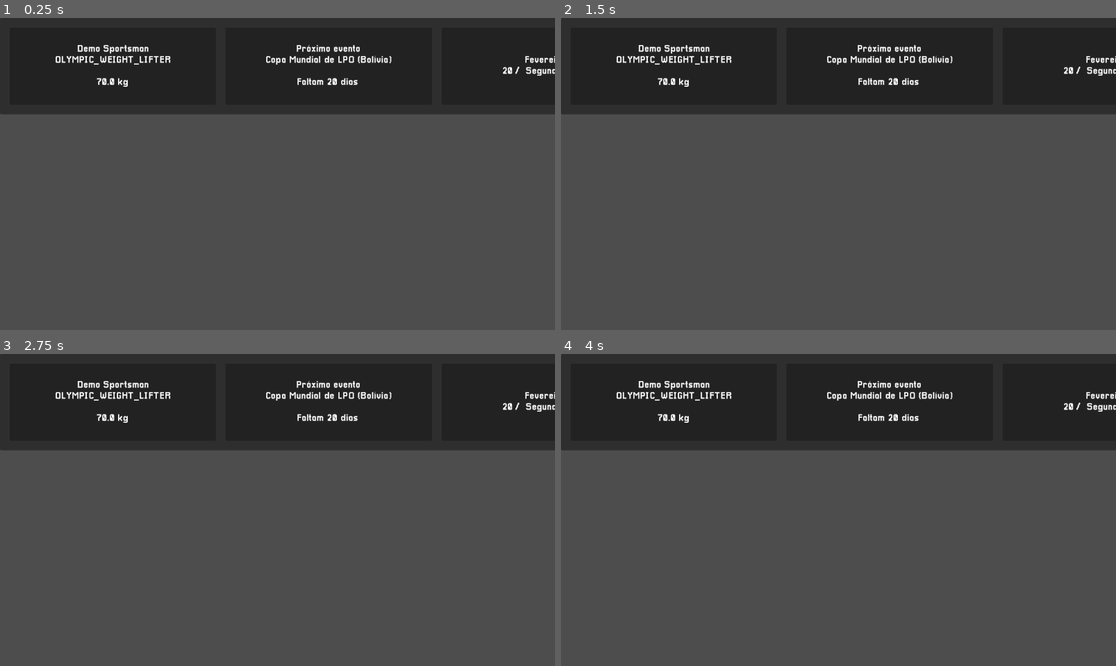
Above: before the commit, frames 1-4 (two rows, left to right).
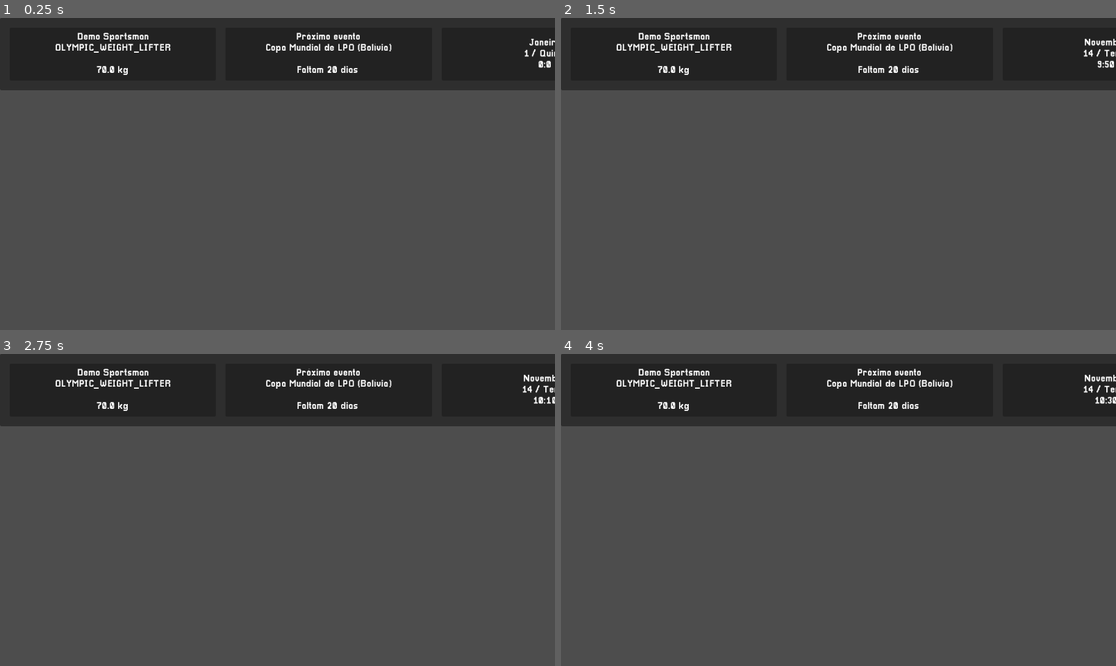
Above: after the commit, the same moments.

Repository: Deddon/simulador-de-esportistas
Game: Godot game, scene res://features/menus/main_menu/main_menu.tscn
Two runs of this game, one before a commit and one after it. Both use one fixed random seed, a clock stepped at 60 frames per second and the inputs below.
Inputs:
- Up to frame 1 (0.25 s): no input
- Up to frame 2 (1.5 s): tap Enter at 0.5 s; tap Space at 1.25 s
- Up to frame 3 (2.75 s): tap Enter at 2 s
- Up to frame 4 (4 s): tap Space at 2.75 s; tap Enter at 3.5 s

The runs differ from the first frame. In frame 1, 9.9% of the frame differs, in the area x 0-100%, y 4-31%; in frame 2, 9.9%; in frame 3, 10%; in frame 4, 10%.

Commit message:
Add game watch and header interation with it.

Diff:
--- a/features/menus/main_menu/game_watch/game_watch.gd
+++ b/features/menus/main_menu/game_watch/game_watch.gd
@@ -1,2 +1,72 @@
 class_name MainMenuGameWatch
 extends Node
+
+
+signal ticked()
+
+const MINUTE := 60
+const HOUR := 3600
+const DAY := 86400
+const WEEK := 604800
+const UTC_MINUS_3 := -10800
+const _SIMULATED_TIME_INCREASE_SECONDS := 20 * MINUTE
+
+var _start_date: float = 0.0
+var _ticks_since_start: int = 0
+var has_date_been_set: bool = false
+
+@onready var ticks_timer: Timer = %TicksTimer
+
+
+func _ready() -> void:
+	ticks_timer.wait_time = 1.0 / Constants.GAME_TICKS_PER_SECOND
+	ticks_timer.timeout.connect(_on_game_watch_tick)
+
+
+#func set_start_datetime(seconds_offset: float = 0.0) -> void:
+	#_start_date = (Time.get_unix_time_from_system() + UTC_MINUS_3) + seconds_offset
+
+
+func set_start_datetime_at_business_hour() -> void:
+	var current_unix_time: float = Time.get_unix_time_from_system() + UTC_MINUS_3
+	var current_datetime: Dictionary = Time.get_datetime_dict_from_unix_time(int(current_unix_time))
+
+	if current_datetime.hour > 9:
+		current_unix_time -= HOUR * (current_datetime.hour - 9)
+	elif current_datetime.hour < 9:
+		current_unix_time += HOUR * (9 - current_datetime.hour)
+
+	if current_datetime.minute > 30:
+		current_unix_time -= MINUTE * (current_datetime.minute - 30)
+	elif current_datetime.hour < 30:
+		current_unix_time += MINUTE * (30 - current_datetime.minute)
+
+	_start_date = current_unix_time
+	has_date_been_set = true
+
+
+func start() -> void:
+	if has_date_been_set:
+		ticks_timer.start()
+		_ticks_since_start = 0
+
+	else:
+		push_error("No start date set.")
+
+
+func get_simulated_datetime() -> Dictionary:
+	const MONTH_NAMES: Array[String] = ["Janeiro", "Fevereiro", "Março", "Abril", "Maio", "Junho", "Julho", "Agosto", "Setembro", "Outubro", "Novembro", "Dezembro"]
+	const WEEKDAYS_NAMES: Array[String] = ["Domingo", "Segunda", "Terça", "Quarta", "Quinta", "Sexta", "Sábado"]
+
+	var simulated_time_seconds = _start_date + (_ticks_since_start * _SIMULATED_TIME_INCREASE_SECONDS)
+	var datetime_dict: Dictionary = Time.get_datetime_dict_from_unix_time(simulated_time_seconds)
+
+	datetime_dict["weekday_string"] = WEEKDAYS_NAMES[datetime_dict.weekday]
+	datetime_dict["month_string"] = MONTH_NAMES[datetime_dict.month - 1]
+
+	return datetime_dict
+
+
+func _on_game_watch_tick() -> void:
+	_ticks_since_start += 1
+	ticked.emit()
--- a/features/menus/main_menu/game_watch/game_watch.tscn
+++ b/features/menus/main_menu/game_watch/game_watch.tscn
@@ -2,7 +2,8 @@
 
 [ext_resource type="Script" uid="uid://clr2lus4108wx" path="res://features/menus/main_menu/game_watch/game_watch.gd" id="1_bww0i"]
 
-[node name="GameWatch" type="Node"]
+[node name="GameWatch" type="Node" groups=["game_watch"]]
 script = ExtResource("1_bww0i")
 
 [node name="TicksTimer" type="Timer" parent="."]
+unique_name_in_owner = true
--- a/features/menus/main_menu/header/header.gd
+++ b/features/menus/main_menu/header/header.gd
@@ -6,6 +6,7 @@
 @export var datetime_info_label: Label
 
 @onready var _sportsman: Sportsman = GameBuffer.get_buffered_sportsman()
+@onready var game_watch: MainMenuGameWatch = get_tree().get_first_node_in_group("game_watch")
 
 
 func _ready() -> void:
@@ -14,3 +15,18 @@
 		Constants.SportsmanAvailableSports.keys()[_sportsman.current_sport], "\n\n",
 		_sportsman.weight_kg, " kg"
 	)
+
+	if game_watch:
+		game_watch.ticked.connect(_update_datetime)
+
+	_update_datetime()
+
+
+func _update_datetime() -> void:
+	var datetime_dict: Dictionary = game_watch.get_simulated_datetime()
+
+	datetime_info_label.text = str(
+		datetime_dict.month_string, "\n",
+		datetime_dict.day, " / ", datetime_dict.weekday_string, "\n",
+		datetime_dict.hour, ":", datetime_dict.minute
+	)
--- a/features/menus/main_menu/header/header.tscn
+++ b/features/menus/main_menu/header/header.tscn
@@ -13,18 +13,17 @@
 font_size = 20
 
 [node name="Header" type="Control" node_paths=PackedStringArray("sportsman_data_label", "datetime_info_label")]
-custom_minimum_size = Vector2(1152, 200)
+custom_minimum_size = Vector2(1152, 0)
 layout_mode = 3
 anchors_preset = 10
 anchor_right = 1.0
 offset_right = 214.0
-offset_bottom = 200.0
+offset_bottom = 180.0
 grow_horizontal = 2
 theme = ExtResource("1_vxas7")
 script = ExtResource("1_mj6yx")
 sportsman_data_label = NodePath("BackgroundPanel/MarginContainer/HBoxContainer/NameAndSport/MarginContainer2/SportsmanData")
 datetime_info_label = NodePath("BackgroundPanel/MarginContainer/HBoxContainer/GameWatch/MarginContainer/DatetimeInfo")
-metadata/_edit_lock_ = true
 metadata/_edit_group_ = true
 
 [node name="BackgroundPanel" type="Panel" parent="."]
--- a/features/menus/main_menu/main_menu.gd
+++ b/features/menus/main_menu/main_menu.gd
@@ -1,5 +1,8 @@
 class_name MainMenu
 extends Control
+
+
+@export var game_watch: MainMenuGameWatch
 
 
 func _enter_tree() -> void:
@@ -14,3 +17,8 @@
 	GameBuffer.add_sportsman(demo_sportsman)
 
 	await get_tree().create_timer(0.5).timeout
+
+
+func _ready() -> void:
+	game_watch.set_start_datetime_at_business_hour()
+	game_watch.start()
--- a/features/menus/main_menu/main_menu.tscn
+++ b/features/menus/main_menu/main_menu.tscn
@@ -6,7 +6,7 @@
 
 [sub_resource type="Theme" id="Theme_ul4es"]
 
-[node name="MainMenu" type="Control"]
+[node name="MainMenu" type="Control" node_paths=PackedStringArray("game_watch")]
 layout_mode = 3
 anchors_preset = 15
 anchor_right = 1.0
@@ -15,25 +15,27 @@
 grow_vertical = 2
 theme = SubResource("Theme_ul4es")
 script = ExtResource("1_xqkuk")
+game_watch = NodePath("GameWatch")
 
 [node name="GameWatch" parent="." instance=ExtResource("1_yojr0")]
 
-[node name="VBoxContainer" type="VBoxContainer" parent="."]
+[node name="MainContainer" type="VBoxContainer" parent="."]
 custom_minimum_size = Vector2(1152, 648)
 layout_mode = 1
 offset_right = 1366.0
 offset_bottom = 768.0
 
-[node name="Header" parent="VBoxContainer" instance=ExtResource("3_ul4es")]
-custom_minimum_size = Vector2(1366, 200)
+[node name="Header" parent="MainContainer" instance=ExtResource("3_ul4es")]
+custom_minimum_size = Vector2(1366, 150)
 layout_mode = 2
 
-[node name="HBoxContainer" type="HBoxContainer" parent="VBoxContainer"]
+[node name="BodyContainer" type="HBoxContainer" parent="MainContainer"]
 layout_mode = 2
 size_flags_vertical = 3
 
-[node name="SideOptionsButtons" type="Control" parent="VBoxContainer/HBoxContainer"]
+[node name="SideOptionsButtons" type="Control" parent="MainContainer/BodyContainer"]
 layout_mode = 2
 
-[node name="MainWorkspace" type="Control" parent="VBoxContainer/HBoxContainer"]
+[node name="MainWorkspace" type="Control" parent="MainContainer/BodyContainer"]
 layout_mode = 2
+size_flags_horizontal = 3
--- a/shared/autoloads/constants.gd
+++ b/shared/autoloads/constants.gd
@@ -15,3 +15,6 @@
 	11.0, # Long Run - Running, 7 mph (8.5 min/mile)
 	10.0 # Speed Run - Running, on a track, team practic
 ]
+
+
+const GAME_TICKS_PER_SECOND := 0.75
